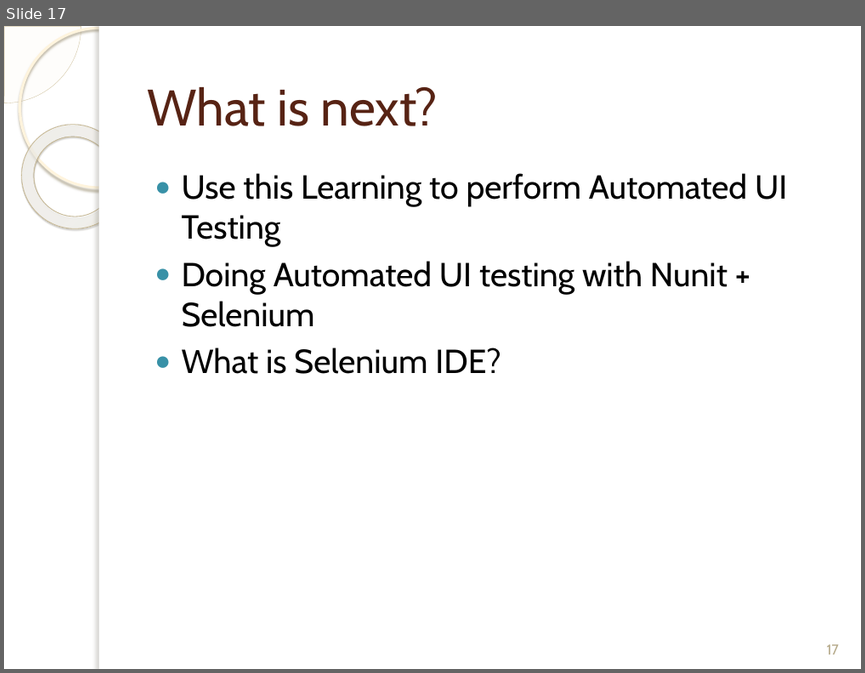
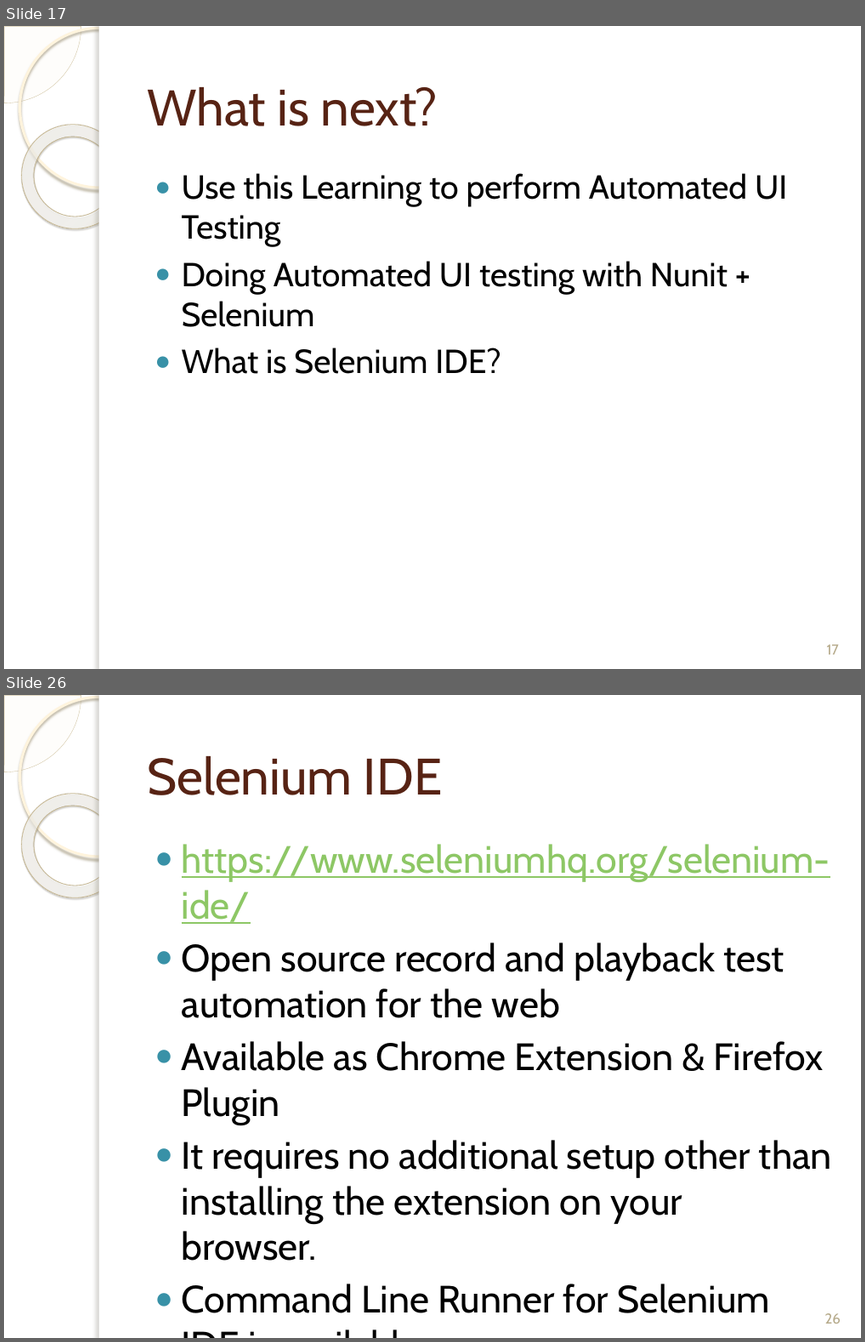
Before and after one commit to bilalshahzad139/SeleniumUIAutomation, a slide deck: Intro_To_Selenium.pptx. Shown one above the other, each under a label of ours: slide 17 before the commit, slides 17 and 26 after it; the slides between them are not shown. The pictures are 865x673 and 865x1342 pixels, drawn with LibreOffice and Linux fonts; fonts in the diff are those of the drawing; background and template pictures are left out. Boxes give left, top, right and bottom in pixels: in the first picture for what was removed or moved away, otherwise in the second. Text is boxed around its words. In the diff, an @@ line names an element or a change of style, - is before the commit and + after.

```diff
--- a/Intro_To_Selenium.pptx
+++ b/Intro_To_Selenium.pptx
@@ slide 26 added at (4,695,861,1338), background picture (left out); not listed: 5 template elements that a slide beside it also shows @@
@@ title added at (147,756,442,795), 43 pt, text #572314 @@
+Selenium IDE
@@ text added at (182,844,832,1313), 32 pt, text #000000 @@
+● https://www.seleniumhq.org/selenium-ide/
+● Open source record and playback test automation for the web
+● Available as Chrome Extension & Firefox Plugin
+● It requires no additional setup other than installing the extension on your browser.
+● Command Line Runner for Selenium IDE is available
@@ page number added at (825,1313,840,1323), 12 pt, text #B6A98A @@
+26
```
Also in this commit, not shown: 1 slide changed, 9 other slides added, 7 other files.
